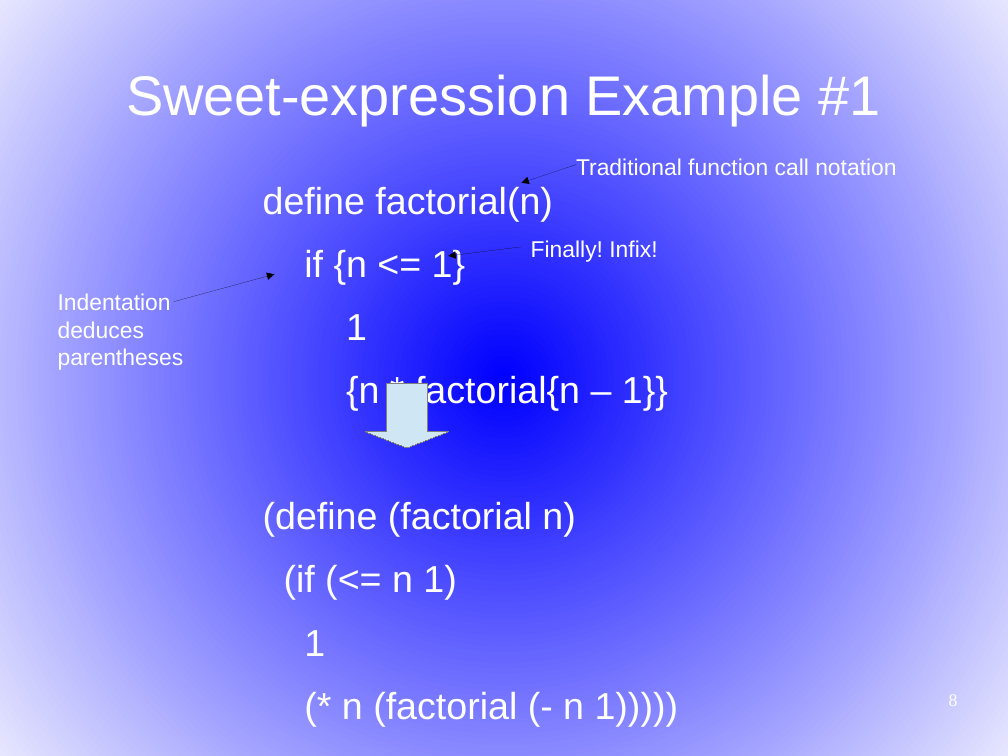
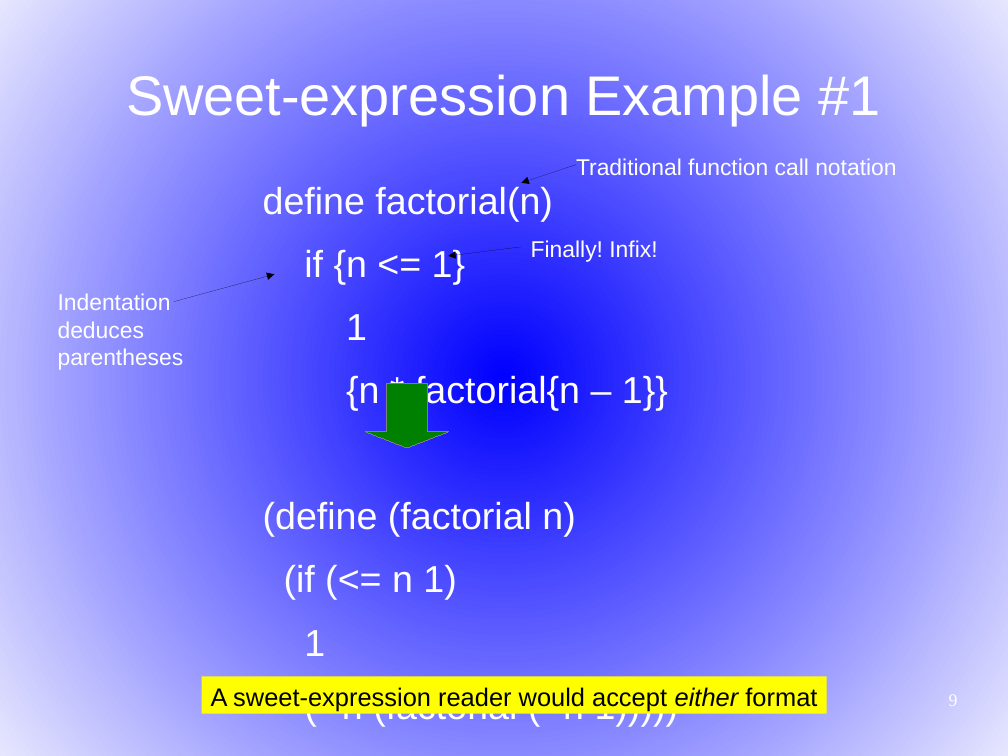
Before and after one commit to martin12333/Readable-Lisp-S-expressions, a slide deck: slide 9 of readable-s-expressions.odp (slide 8 before the commit). Drawn at 1008x756 pixels with LibreOffice and Linux fonts; fonts in the diff are those of the drawing. Boxes give left, top, right and bottom in pixels: in the first picture for what was removed or moved away, otherwise in the second. Text is boxed around its words. In the diff, an @@ line names an element or a change of style, - is before the commit and + after.

```diff
--- a/readable-s-expressions.odp
+++ b/readable-s-expressions.odp
@@ down arrow at bbox=[366, 384, 448, 448]: fill #CFE7F5 to #008000 @@
@@ rectangle added at bbox=[201, 677, 826, 714], fill #FFFF00, 20 pt, text #000000 @@
+A sweet-expression reader would accept either format
```
Also in this commit, not shown: 1 slide added.
